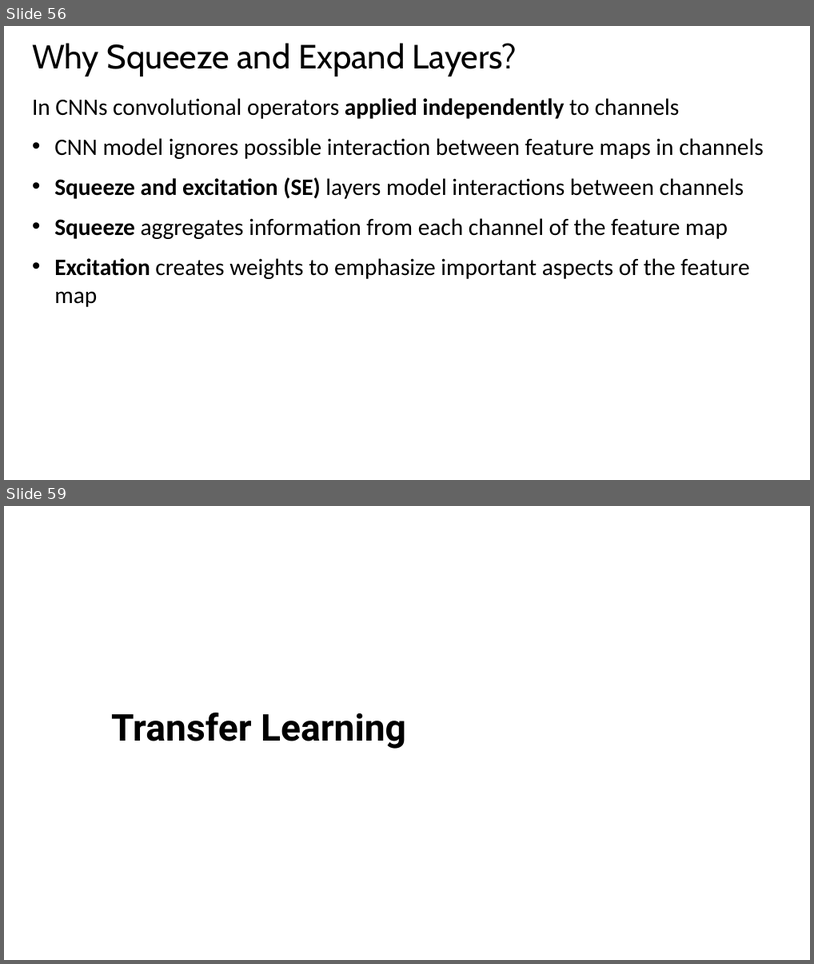
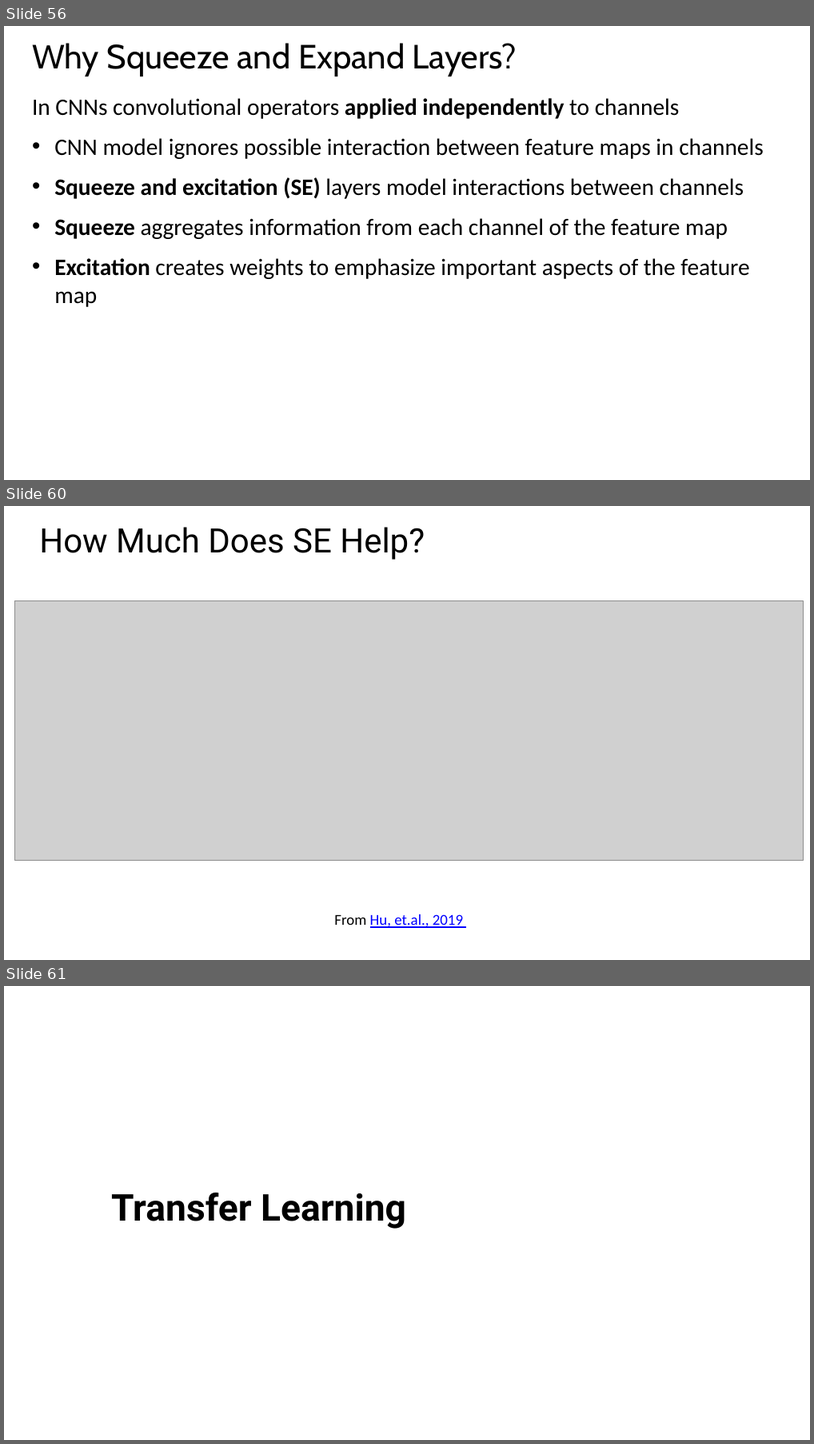
Before and after one commit to StephenElston/CSCI-E25, a slide deck: Slides/6_ConvolutionalNNs.pptx. Shown one above the other, each under a label of ours: slides 56 and 59 before the commit, slides 56, 60 and 61 after it; the slides between them are not shown. The pictures are 814x964 and 814x1444 pixels, drawn with LibreOffice and Linux fonts; fonts in the diff are those of the drawing; grey boxes stand for pictures; background and template pictures are left out. Boxes give left, top, right and bottom in pixels: in the first picture for what was removed or moved away, otherwise in the second. Text is boxed around its words. In the diff, an @@ line names an element or a change of style, - is before the commit and + after.

```diff
--- a/Slides/6_ConvolutionalNNs.pptx
+++ b/Slides/6_ConvolutionalNNs.pptx
@@ slide 60 added at [4,506,810,960], background #FFFFFF @@
@@ text added at [39,527,425,560], 40 pt, text #000000 @@
+How Much Does SE Help?
@@ picture added at [15,601,804,860] @@
@@ text added at [334,914,463,928], 18 pt, text #0000FF, underline @@
+From Hu, et.al., 2019
@@ what was slide 59 is now slide 61 @@
```
Also in this commit, not shown: 10 slides changed, 1 other slide added.
